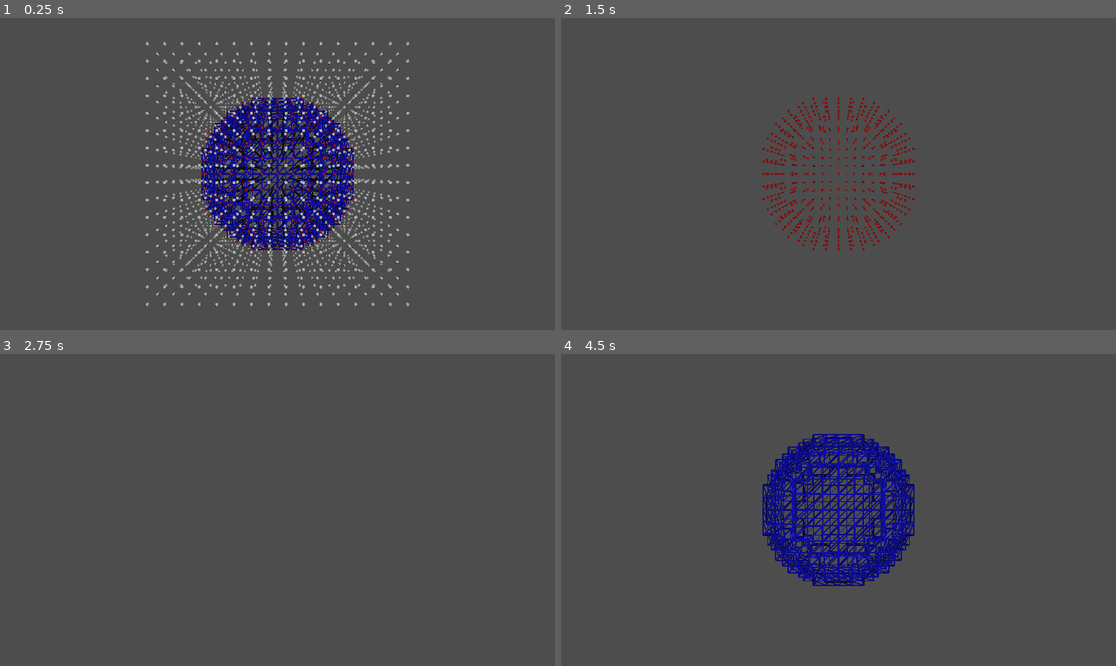
Above: before the commit, frames 1-4 (two rows, left to right).
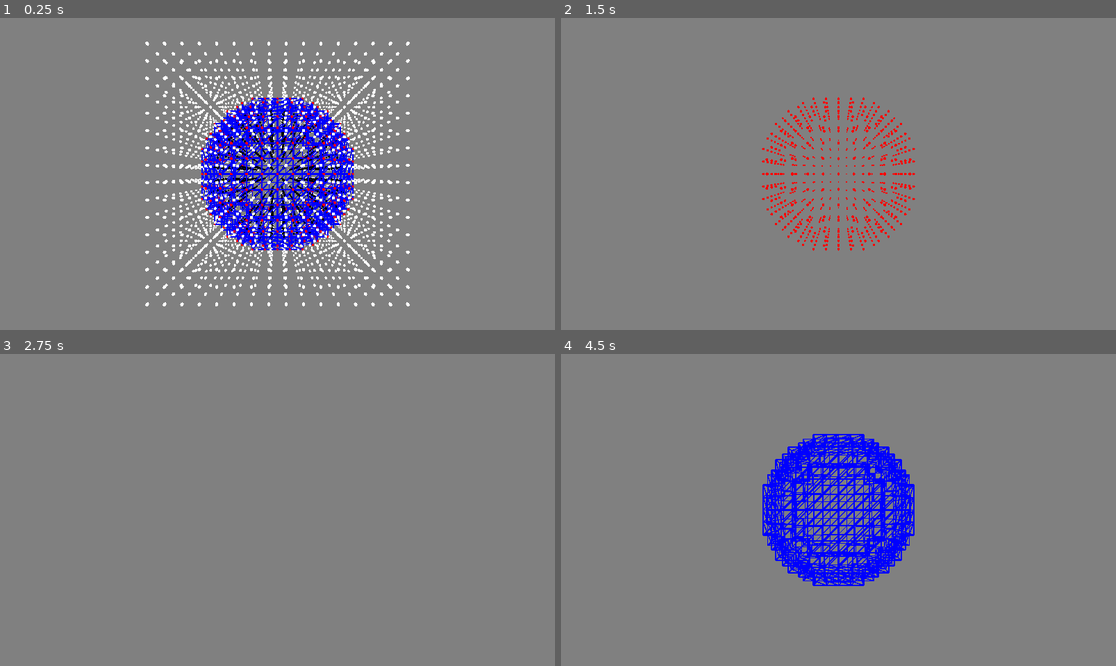
Above: after the commit, the same moments.

Repository: PierreBeur/naive-surface-nets-3d
Game: Godot game, scene res://scenes/main.tscn
Same seed, same stepped clock (60 frames per second), same inputs: the game is played once before the commit and once after it.
Inputs (mouse positions are in pixels of both pictures, inside the frame that each line leads up to):
- Up to frame 1 (0.25 s): no input
- Up to frame 2 (1.5 s): tap Enter at 0.5 s; move the mouse to (960, 158) at 0.52 s; hold 3 (toggle_show_edges) 0.53-1.28 s; click (960, 158) at 0.67 s; tap Space at 1.25 s; move the mouse to (727, 189) at 1.27 s; tap 1 (toggle_show_grid_points) at 1.35 s; click (727, 189) at 1.42 s
- Up to frame 3 (2.75 s): tap Enter at 2 s; move the mouse to (333, 441) at 2.02 s; hold 2 (toggle_show_vertices) from 2.03 s (still down); click (333, 441) at 2.17 s
- Up to frame 4 (4.5 s): tap Space at 2.75, 4.25 s; move the mouse to (810, 572) at 2.77 s; release 2 (toggle_show_vertices) at 2.78 s; tap Mouse wheel up (zoom_in) at 2.85 s; click (810, 572) at 2.92 s; tap Enter at 3.5 s; move the mouse to (1005, 556) at 3.52 s; hold Mouse wheel down (zoom_out) 3.53-4.28 s; click (1005, 556) at 3.67 s; move the mouse to (672, 463) at 4.27 s; tap 3 (toggle_show_edges) at 4.35 s; click (672, 463) at 4.42 s

The runs differ from the first frame. In frame 1, 99% of the frame differs, in the area x 0-100%, y 0-100%; in frame 2, 100%; in frame 3, 100%; in frame 4, 100%.

Commit message:
Update main.tscn

Diff:
--- a/scenes/main.tscn
+++ b/scenes/main.tscn
@@ -31,6 +31,12 @@
 use_colors = true
 mesh = SubResource("CylinderMesh_mf4hu")
 
+[sub_resource type="Environment" id="Environment_03t68"]
+background_mode = 1
+background_color = Color(0.5, 0.5, 0.5, 1)
+ambient_light_source = 2
+ambient_light_color = Color(1, 1, 1, 1)
+
 [node name="Main" type="Node"]
 script = ExtResource("1_8eop0")
 
@@ -46,6 +52,4 @@
 
 [node name="Camera3D" type="Camera3D" parent="Node3D/CameraOrbitCenter"]
 transform = Transform3D(1, 0, 0, 0, 1, 0, 0, 0, 1, 0, 0, 3)
-
-[node name="OmniLight3D" type="OmniLight3D" parent="Node3D/CameraOrbitCenter/Camera3D"]
-omni_range = 10.0
+environment = SubResource("Environment_03t68")
Not shown: 1 places in scenes/main.tscn that only renumber resources
